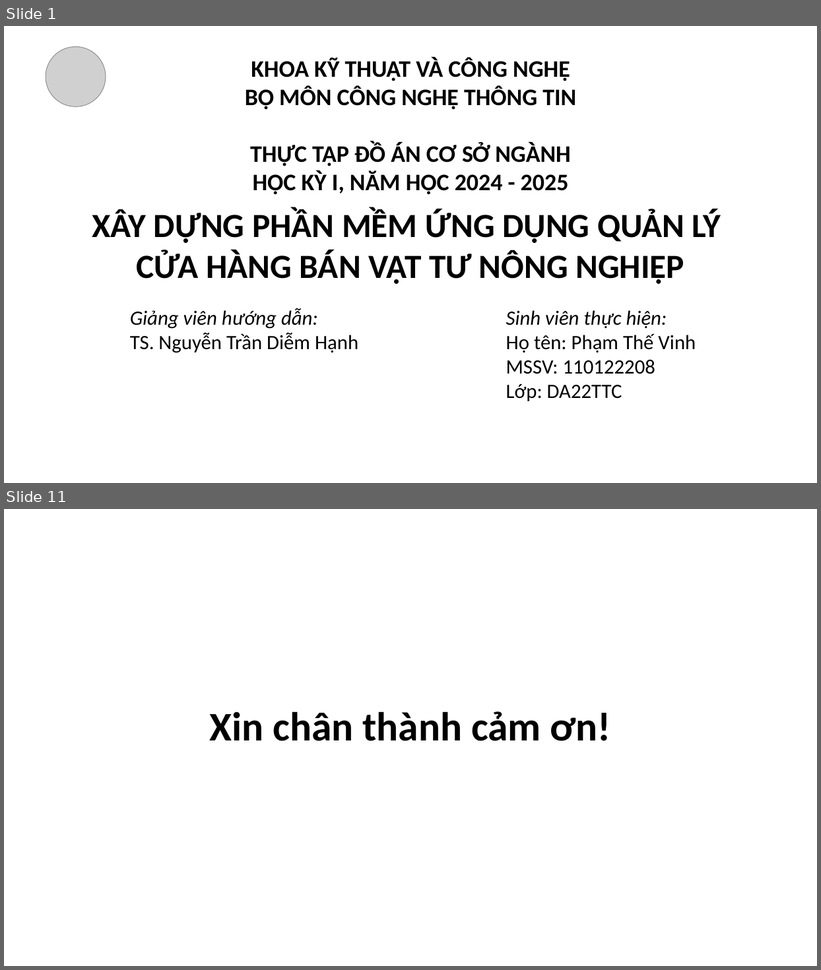
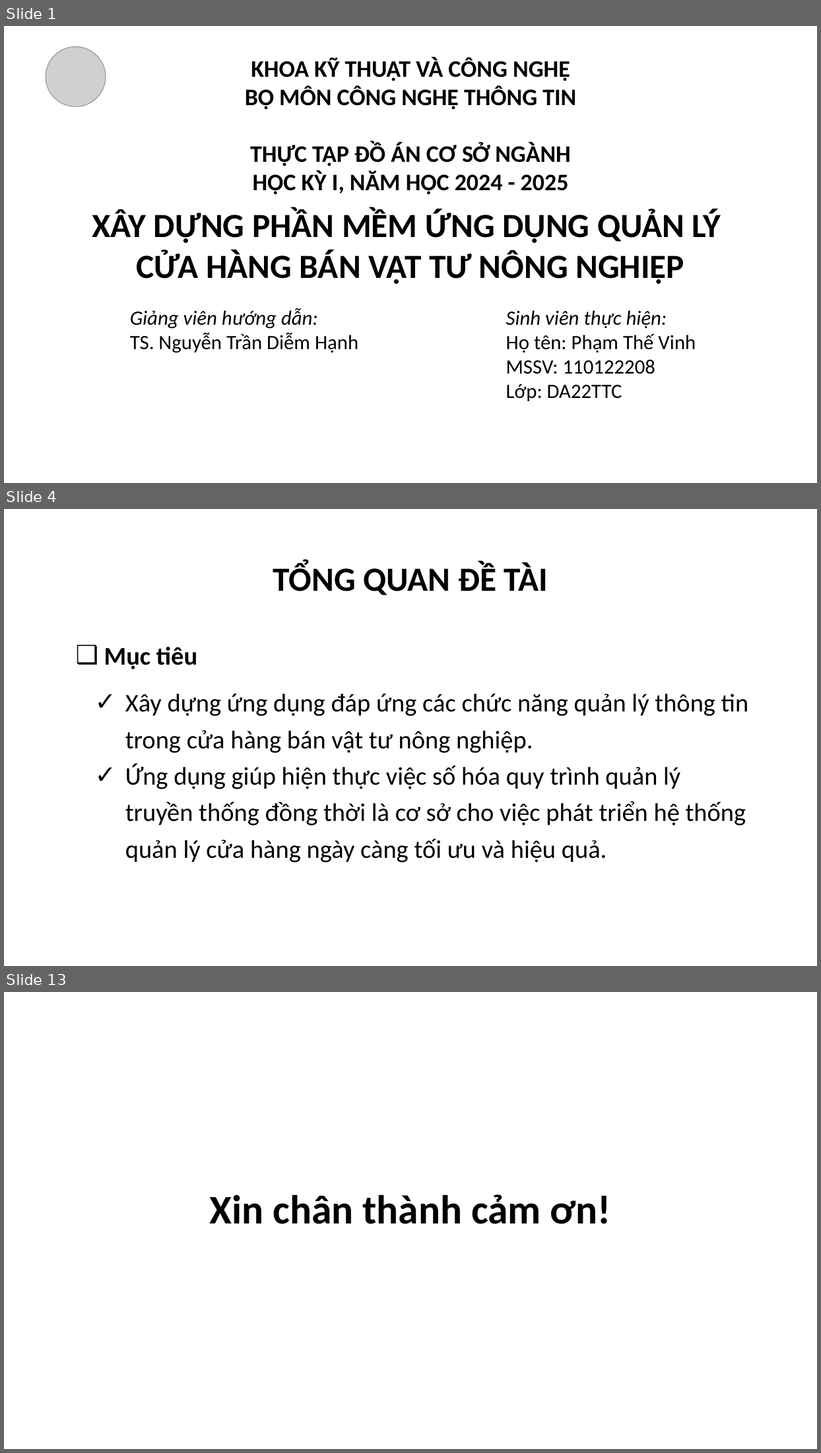
Before and after one commit to phamthevinhtv/csn-da22ttc-phamthevinh-vattunongnghiep, a slide deck: thesis/abs/CSN-PhamTheVinh-110122208-DA22TTC.pptx. Shown one above the other, each under a label of ours: slides 1 and 11 before the commit, slides 1, 4 and 13 after it; the slides between them are not shown. The pictures are 821x970 and 821x1453 pixels, drawn with LibreOffice and Linux fonts; fonts in the diff are those of the drawing; grey boxes stand for pictures; background and template pictures are left out. Boxes give left, top, right and bottom in pixels: in the first picture for what was removed or moved away, otherwise in the second. Text is boxed around its words. In the diff, an @@ line names an element or a change of style, - is before the commit and + after.

```diff
--- a/thesis/abs/CSN-PhamTheVinh-110122208-DA22TTC.pptx
+++ b/thesis/abs/CSN-PhamTheVinh-110122208-DA22TTC.pptx
@@ slide 4 added at bbox=[4, 509, 817, 966], background picture (left out) @@
@@ title added at bbox=[273, 563, 548, 595], 40 pt, text #000000, bold @@
+TỔNG QUAN ĐỀ TÀI
@@ text added at bbox=[104, 647, 749, 863], 30 pt, text #000000 @@
+❑ Mục tiêu
+✓ Xây dựng ứng dụng đáp ứng các chức năng quản lý thông tin trong cửa hàng bán vật tư nông nghiệp.
+✓ Ứng dụng giúp hiện thực việc số hóa quy trình quản lý truyền thống đồng thời là cơ sở cho việc phát triển hệ thống quản lý cửa hàng ngày càng tối ưu và hiệu quả.
@@ what was slide 11 is now slide 13 @@
```
Also in this commit, not shown: 9 slides changed, 1 other slide added, 6 other files.
